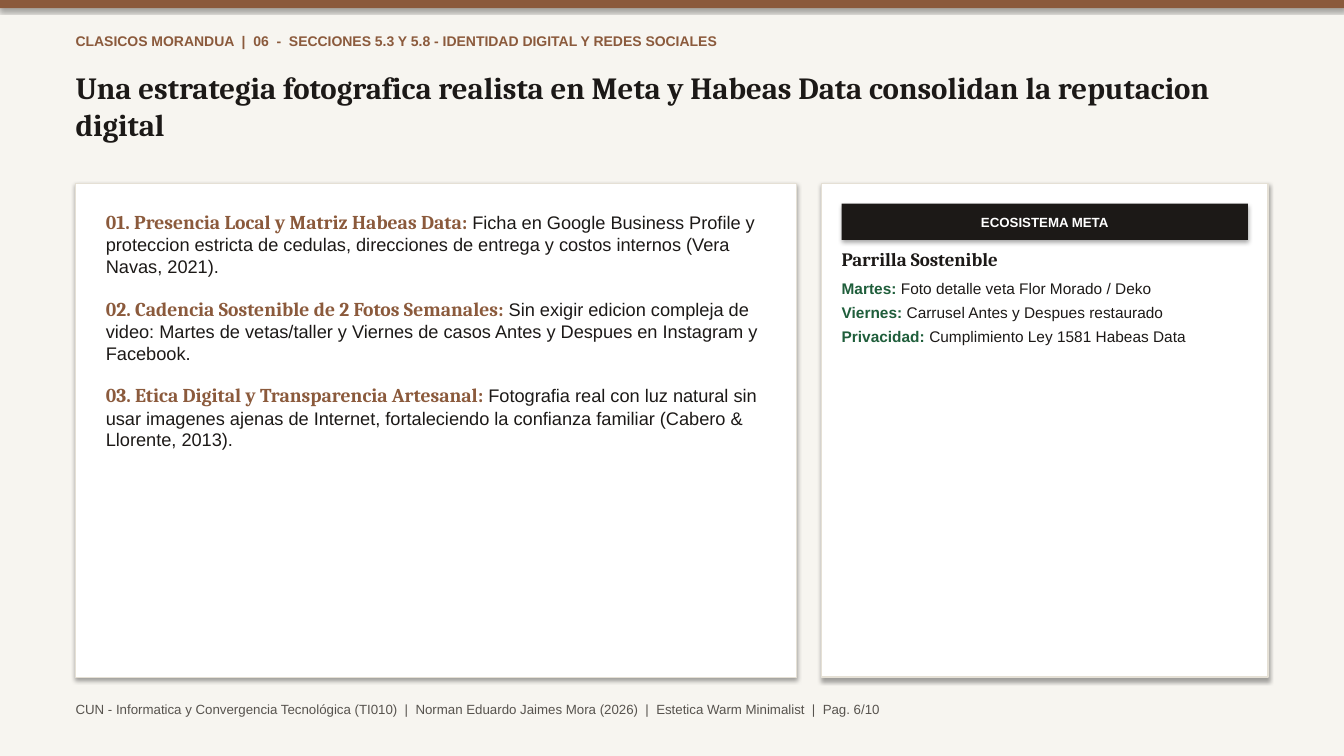
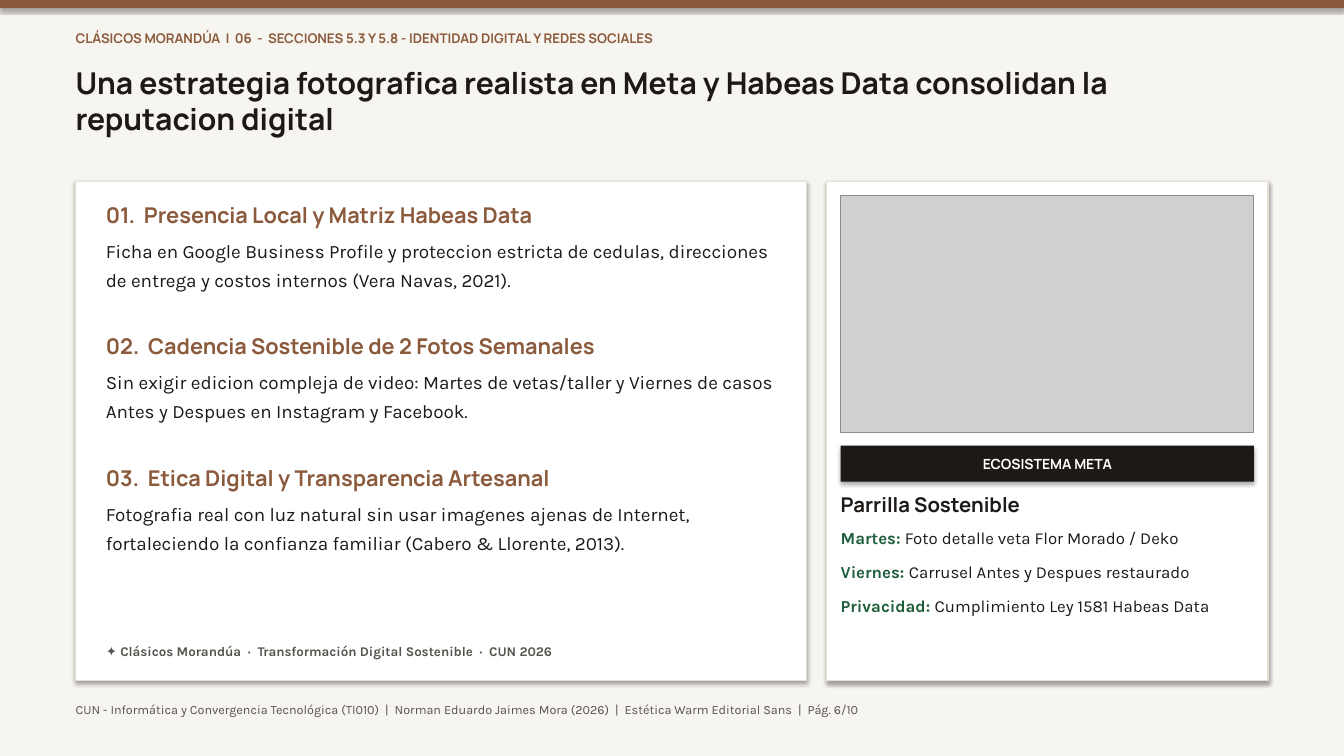
Before and after one commit to TheNormanJames/CUN-Informatica-y-convergencia, a slide deck: slide 6 of docs/ProyectoFinal_Norman_Jaimes.pptx. Drawn at 1344x756 pixels with LibreOffice and Linux fonts; fonts in the diff are those of the drawing; grey boxes stand for pictures. Boxes give left, top, right and bottom in pixels: in the first picture for what was removed or moved away, otherwise in the second. Text is boxed around its words. In the diff, an @@ line names an element or a change of style, - is before the commit and + after.

Commit message:
feat(design-system): enforce sans-serif Outfit/Plus Jakarta Sans, fix slide spacings and proportional image cropping

```diff
--- a/docs/ProyectoFinal_Norman_Jaimes.pptx
+++ b/docs/ProyectoFinal_Norman_Jaimes.pptx
@@ text at (x1=76, y1=30, x2=653, y2=43): text changed; size 10 to 9.5 pt; font Arial to Manrope @@
-CLASICOS MORANDUA | 06 - SECCIONES 5.3 Y 5.8 - IDENTIDAD DIGITAL Y REDES SOCIALES
+CLÁSICOS MORANDÚA | 06 - SECCIONES 5.3 Y 5.8 - IDENTIDAD DIGITAL Y REDES SOCIALES
@@ text "Una estrategia fotografica realista en ..." at (x1=76, y1=72, x2=1108, y2=138): size 22 to 21.5 pt, font Cambria to Manrope @@
@@ rectangle resized from (x1=76, y1=184, x2=797, y2=678) to (x1=76, y1=181, x2=807, y2=681) @@
@@ text at (x1=106, y1=207, x2=772, y2=552): text changed; size 13 to 13.5 pt; font Arial to Karla @@
-01. Presencia Local y Matriz Habeas Data: Ficha en Google Business Profile y proteccion estricta de cedulas, direcciones de entrega y costos internos (Vera Navas, 2021).
-02. Cadencia Sostenible de 2 Fotos Semanales: Sin exigir edicion compleja de video: Martes de vetas/taller y Viernes de casos Antes y Despues en Instagram y Facebook.
-03. Etica Digital y Transparencia Artesanal: Fotografia real con luz natural sin usar imagenes ajenas de Internet, fortaleciendo la confianza familiar (Cabero & Llorente, 2013).
+01. Presencia Local y Matriz Habeas Data
+Ficha en Google Business Profile y proteccion estricta de cedulas, direcciones de entrega y costos internos (Vera Navas, 2021).
+02. Cadencia Sostenible de 2 Fotos Semanales
+Sin exigir edicion compleja de video: Martes de vetas/taller y Viernes de casos Antes y Despues en Instagram y Facebook.
+03. Etica Digital y Transparencia Artesanal
+Fotografia real con luz natural sin usar imagenes ajenas de Internet, fortaleciendo la confianza familiar (Cabero & Llorente, 2013).
@@ rectangle resized from (x1=822, y1=184, x2=1268, y2=678) to (x1=827, y1=181, x2=1268, y2=681) @@
@@ picture added at (x1=841, y1=196, x2=1254, y2=433) @@
@@ rectangle "ECOSISTEMA META" resized from (x1=842, y1=204, x2=1248, y2=240) to (x1=841, y1=446, x2=1254, y2=482) @@
@@ rectangle "ECOSISTEMA META" at (x1=841, y1=446, x2=1254, y2=482): size 9.5 to 10 pt, font Arial to Manrope @@
@@ text "Parrilla Sostenible" moved from (x1=842, y1=253, x2=1186, y2=346) to (x1=841, y1=497, x2=1209, y2=616) @@
@@ text "Parrilla Sostenible" at (x1=841, y1=497, x2=1209, y2=616): size 13.5 to 14.5 pt, font Cambria to Manrope in "Parrilla Sostenible"; size 11 to 12 pt, font Arial to Karla in "Martes: Foto detalle veta Flor Morado / ...", "Viernes: Carrusel Antes y Despues restaurado", "Privacidad: Cumplimiento Ley 1581 Habeas Data"; more space between paragraphs @@
@@ text added at (x1=120, y1=645, x2=553, y2=660), 9.5 pt, text #57534E, bold @@
+✦ Clásicos Morandúa · Transformación Digital Sostenible · CUN 2026
@@ text at (x1=76, y1=704, x2=858, y2=717): text changed; size 9.5 to 9 pt; font Arial to Karla @@
-CUN - Informatica y Convergencia Tecnológica (TI010) | Norman Eduardo Jaimes Mora (2026) | Estetica Warm Minimalist | Pag. 6/10
+CUN - Informática y Convergencia Tecnológica (TI010) | Norman Eduardo Jaimes Mora (2026) | Estética Warm Editorial Sans | Pág. 6/10
```
Also in this commit, not shown: 9 other slides changed, 7 other files.
